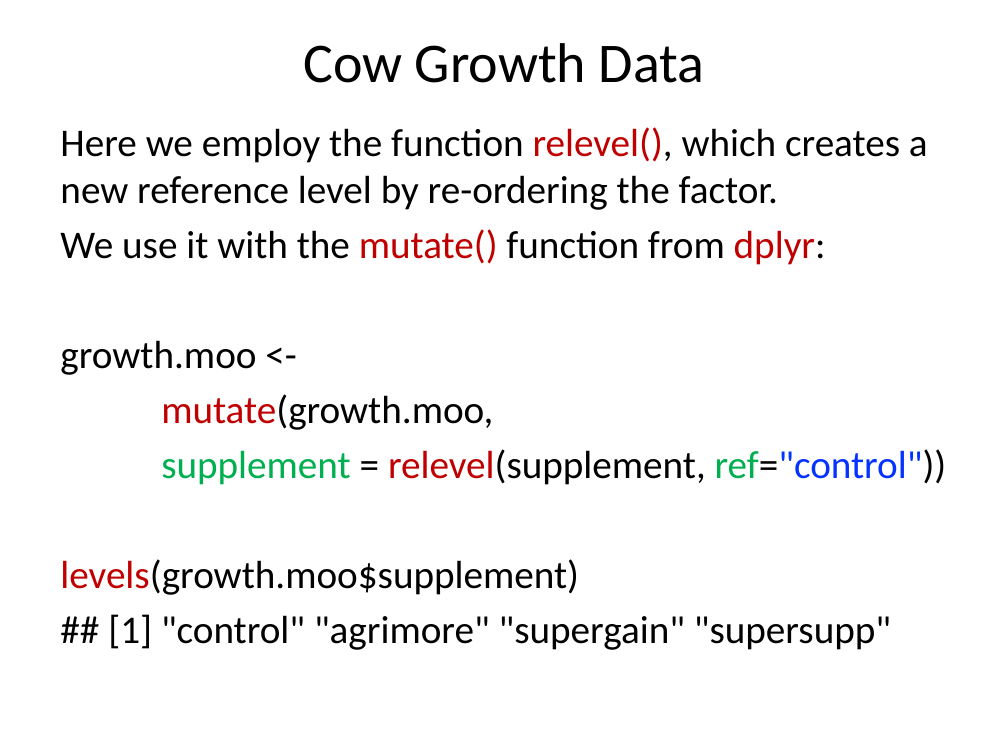
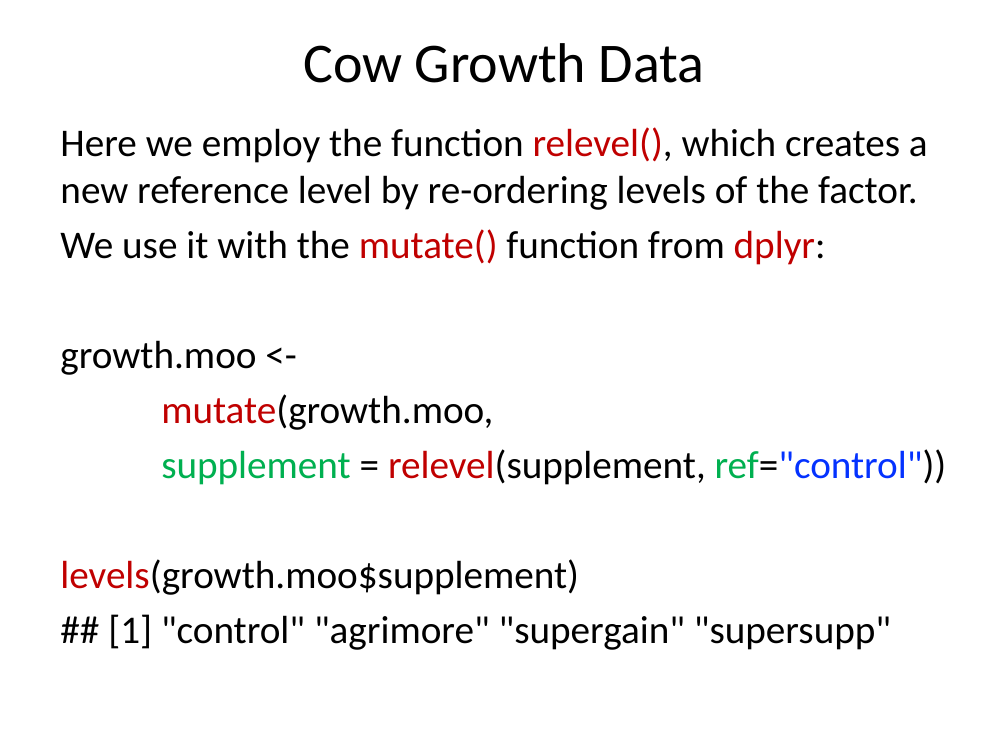
Before and after one commit to cmgienger/6-2WayANOVA, a slide deck: slide 7 of 6-2Way_ANOVA.pptx. Drawn at 1008x756 pixels with LibreOffice and Linux fonts; fonts in the diff are those of the drawing. Boxes give left, top, right and bottom in pixels: in the first picture for what was removed or moved away, otherwise in the second. Text is boxed around its words. In the diff, an @@ line names an element or a change of style, - is before the commit and + after.

```diff
--- a/6-2Way_ANOVA.pptx
+++ b/6-2Way_ANOVA.pptx
@@ text at bbox=[60, 127, 928, 210]: text changed @@
-Here we employ the function relevel(), which creates a new reference level by re-ordering the factor.
+Here we employ the function relevel(), which creates a new reference level by re-ordering levels of the factor.
```
Also in this commit, not shown: 2 other slides changed, 4 other files.
